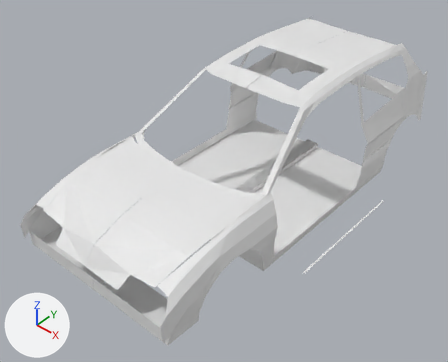
The Blender file civic/civicHatchBack.blend: old version first, new version second.
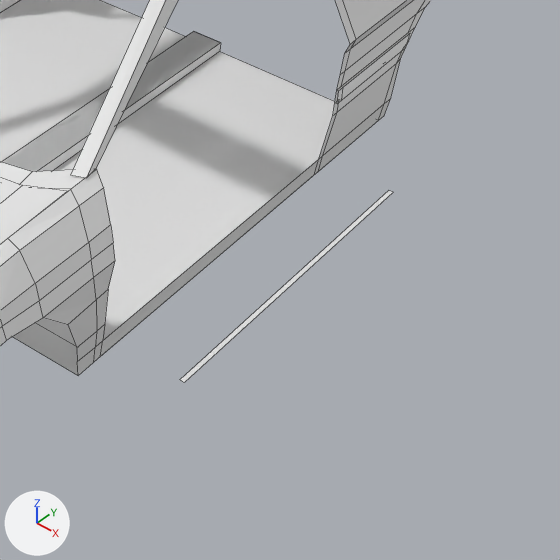
Each version is shown whole from a 50 mm camera at (6.24, -8.07, 6.23) aimed at (-0.01, -0.97, -0.63), then close up on the part from 52% to 100% of the width and 35% to 94% of the height. Lighting does not change. The marker at lower left points along +X, +Y and +Z. The close-ups show mesh edges as thin lines.

The first close-up shows 'Body', 'Plane', 'hood'.
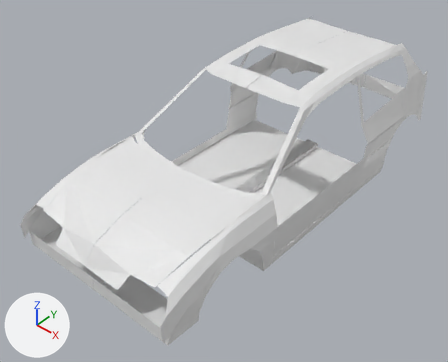
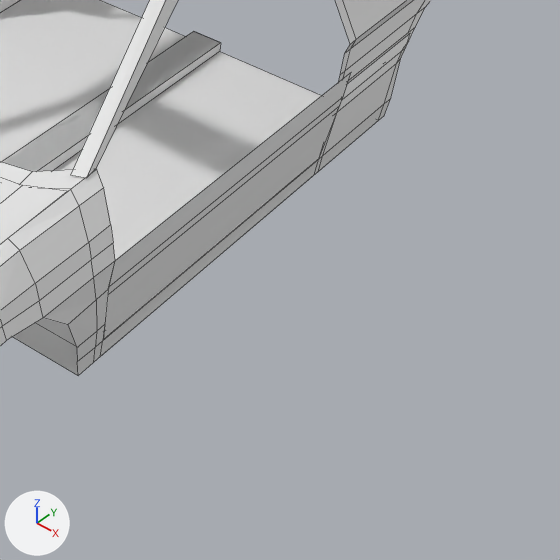
Location of each change, (x1, y1, x2, y2) in pixels of the close-ups (560 x 560 px):
'Plane', reshaped, moved (16% wider, 39% taller): before (180, 191, 393, 382); after (103, 73, 351, 339)

Diff of the bpy script that builds the scene:
```diff
--- a/civic/civicHatchBack.blend.py
+++ b/civic/civicHatchBack.blend.py
@@ me_plane_002 @@
 me_plane_002.from_pydata(...)  # 4 vertices, 1 face; spans x -1.0..1.0, y -1.0..1.0, z 0.0
 # used by ob_plane; location = (2.307, -0.3, -1.056); scale = (-0.0174, -1.31, 1.0)
 # verts and faces of me_plane_002; kept vertices keep their numbers, new ones are numbered from 4
 # before: 0 (-1.0, -1.0, 0.0) at pixel (393, 192), 2 (-1.0, 1.0, 0.0) at pixel (184, 382)
+# me_plane_002 part 1
+verts[0] = (-1.45, -1.0, 0.0)  # moved, pixel (319, 158)
+verts[2] = (-1.45, 1.01, 0.0)  # moved, pixel (103, 339)
+verts[4] = (-4.63, -1.07, 0.46)  # pixel (339, 105)
+verts[5] = (-4.63, 1.06, 0.46)  # pixel (108, 294)
+verts[6] = (-5.08, -1.09, 0.53)  # pixel (343, 96)
+verts[7] = (-5.08, 1.07, 0.53)  # pixel (109, 286)
+verts[8] = (-5.99, -1.11, 0.74)  # pixel (351, 72)
+verts[9] = (-5.99, 1.05, 0.74)  # pixel (115, 260)
+faces += [(0, 2, 5, 4), (4, 5, 7, 6), (6, 7, 9, 8)]
@@ ob_plane @@
 ob_plane = bpy.data.objects.new('Plane', me_plane_002)
-ob_plane.location = (2.307, -0.3, -1.056)
+ob_plane.location = (1.671, -0.3, -1.056)
 ob_plane.scale = (-0.0174, -1.31, 1.0)
```
